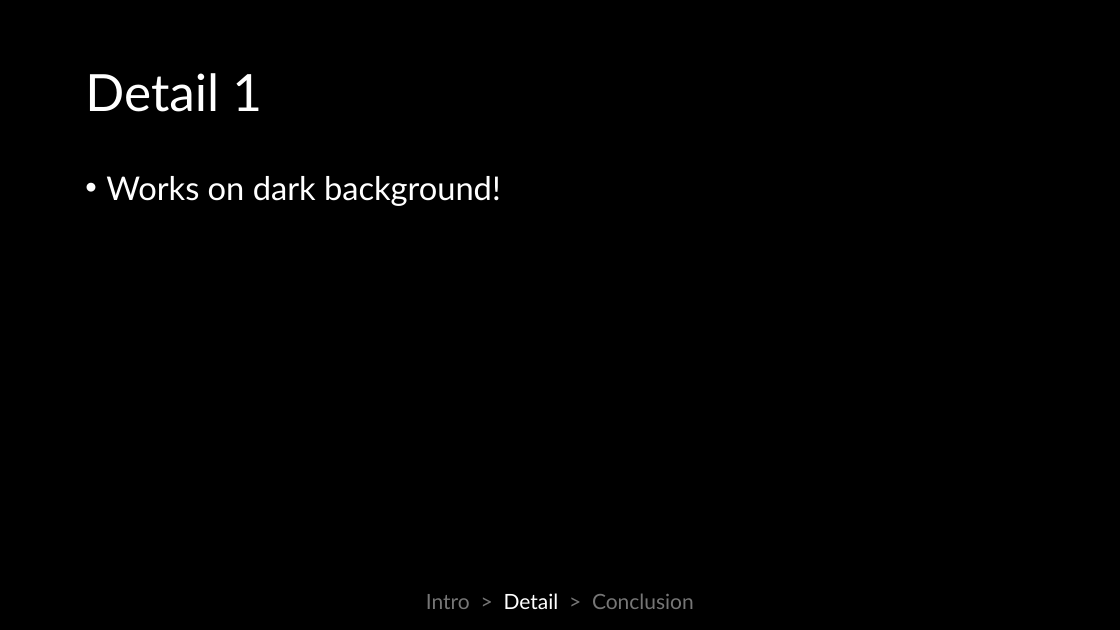
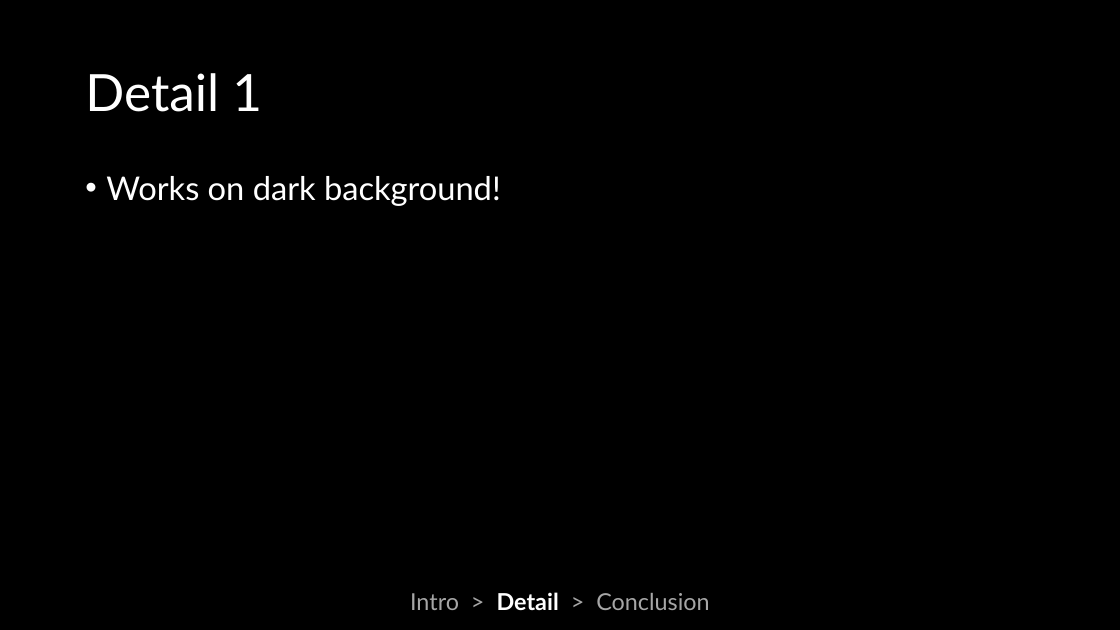
Before and after one commit to Antyos/ppt-section-timeline, a slide deck: slide 4 of SectionStatusBar.pptm. Drawn at 1120x630 pixels with LibreOffice and Linux fonts; fonts in the diff are those of the drawing. Boxes give left, top, right and bottom in pixels: in the first picture for what was removed or moved away, otherwise in the second. Text is boxed around its words. In the diff, an @@ line names an element or a change of style, - is before the commit and + after.

```diff
--- a/SectionStatusBar.pptm
+++ b/SectionStatusBar.pptm
@@ text "Intro > Detail > Conclusion" at bbox=[410, 592, 709, 610]: size 18 to 20 pt; text colour #767676 to #A6A6A6 in "Intro > > Conclusion"; bold on in "Detail" @@
```
Also in this commit, not shown: 5 other slides changed, 1 other file.
